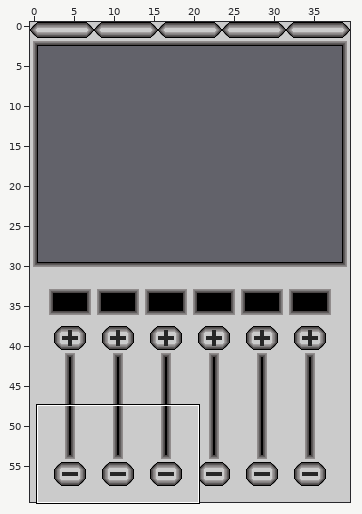
Tiled map, stored at assets/bg2.tmx. The picture above shows the old version from afar; the outline marks the close-up.
Close-up. Before:
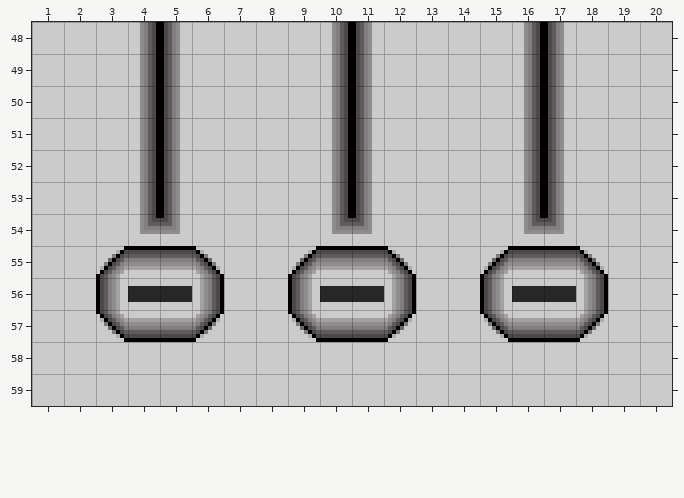
Cells are 8x8 px. Shown: x 1..20, y 48..59. The commit also changed other parts of the map, which this record leaves out.
And afterwards:
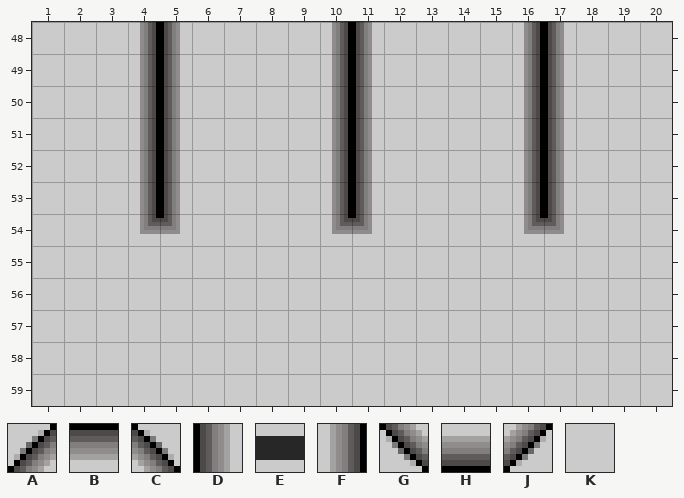
Key: from "minus": A 0, B 1, C 3, D 4, E 5, F 7, G 8, H 9, J 11; from "ram": K 5.
_ is an empty cell, . an unchanged one.
The edit:
--- layer "Tile Layer 1"
@@ x 3..18 @@
-55 ABBC..ABBC..ABBC
-56 DEEF..DEEF..DEEF
-57 GHHJ..GHHJ..GHHJ
+55 KKKK..KKKK..KKKK
+56 KKKK..KKKK..KKKK
+57 KKKK..KKKK..KKKK
Where, in picture pixels (left, top, right, bottom), the same in both close-ups:
changed: (96, 246, 224, 342)
changed: (288, 246, 416, 342)
changed: (480, 246, 608, 342)
